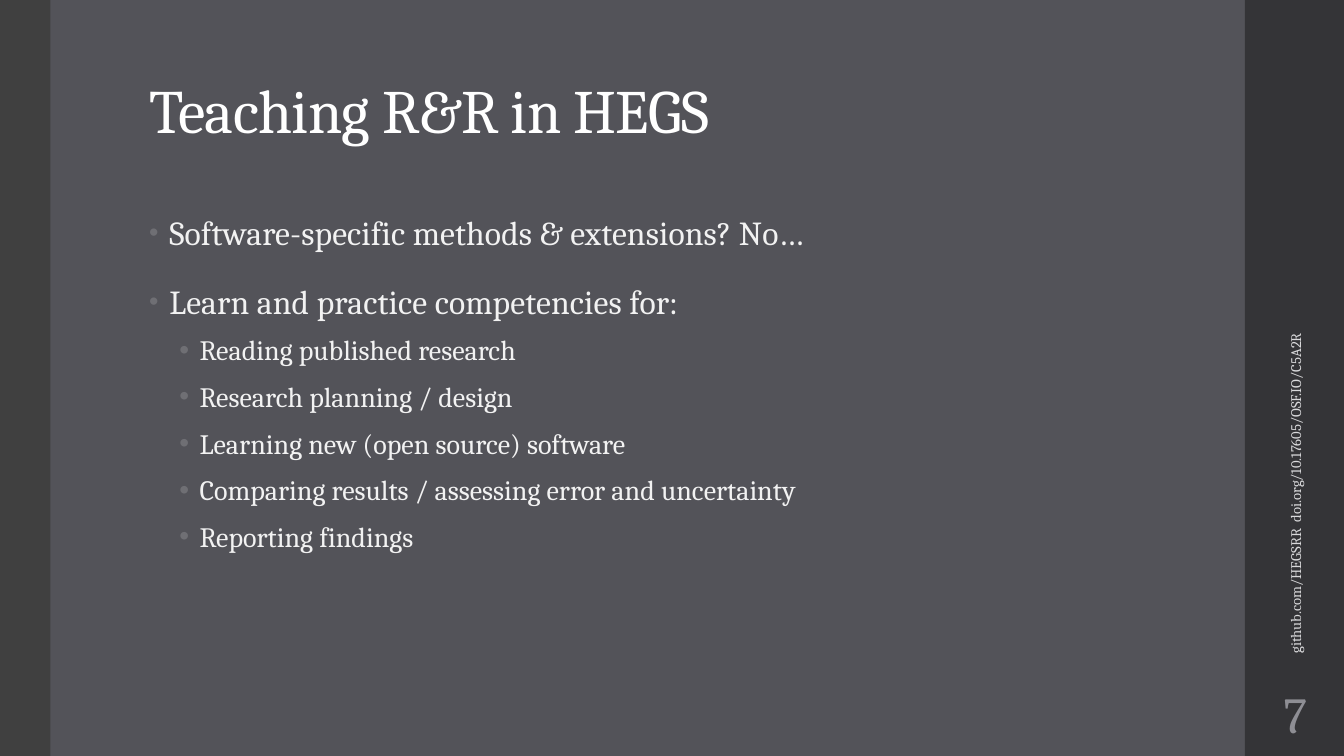
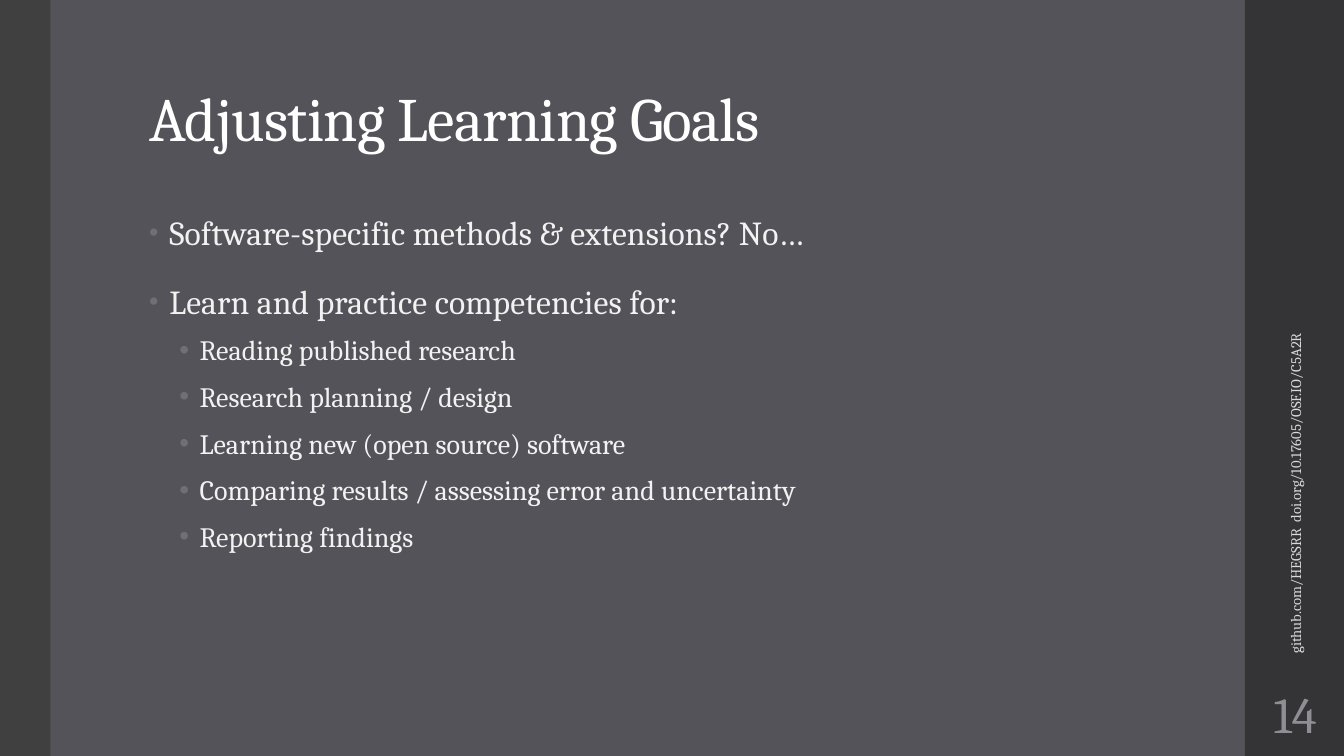
Before and after one commit to HEGSRR/UCGIS-Workshop, a slide deck: slide 14 of 01_Introduction.pptx (slide 7 before the commit). Drawn at 1344x756 pixels with LibreOffice and Linux fonts; fonts in the diff are those of the drawing. Boxes give left, top, right and bottom in pixels: in the first picture for what was removed or moved away, otherwise in the second. Text is boxed around its words. In the diff, an @@ line names an element or a change of style, - is before the commit and + after.

```diff
--- a/01_Introduction.pptx
+++ b/01_Introduction.pptx
@@ title at (149, 98, 760, 155): text changed @@
-Teaching R&R in HEGS
+Adjusting Learning Goals
@@ page number at (1274, 699, 1317, 733): text changed @@
-7
+14
```
Also in this commit, not shown: 10 other slides changed, 15 slides added.
